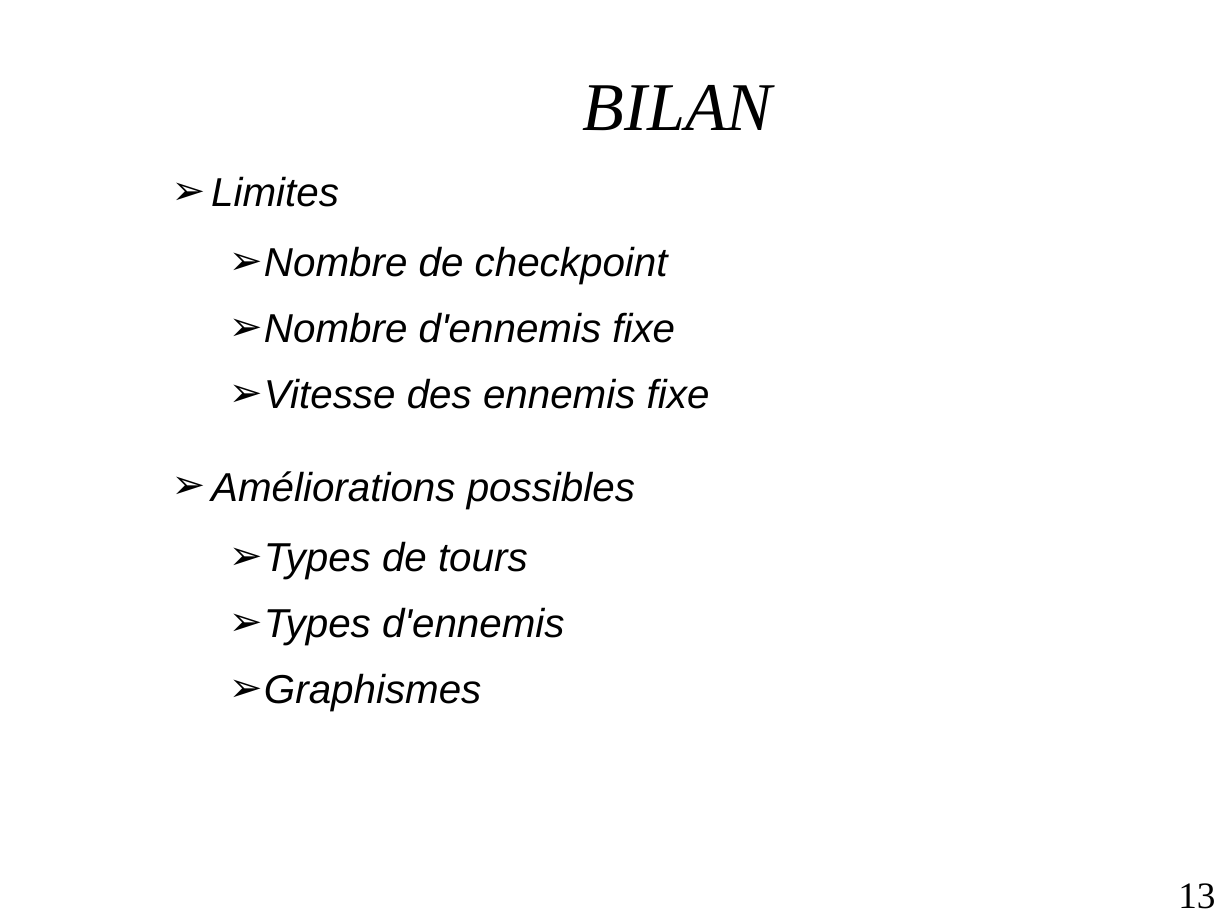
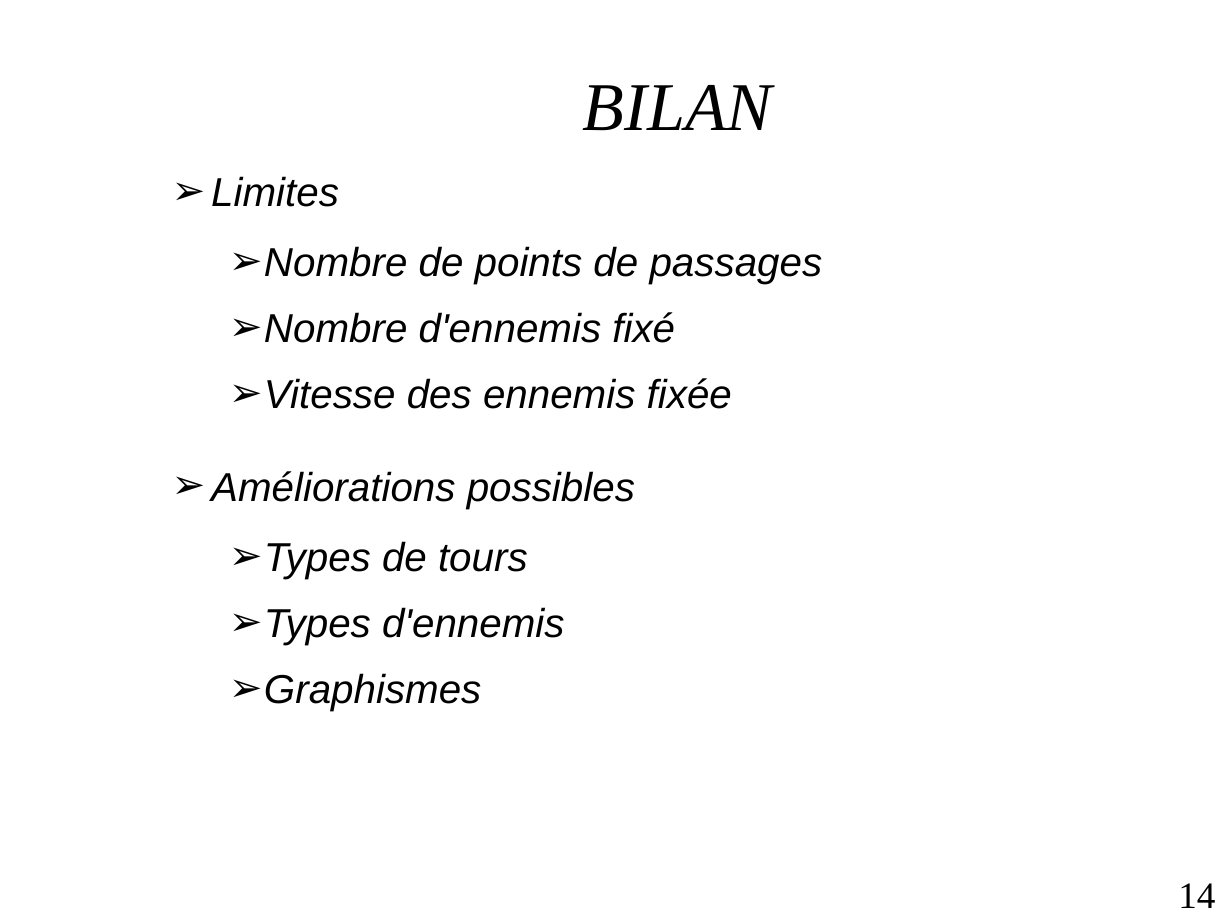
Before and after one commit to Mialus/towerDefense, a slide deck: slide 14 of Orale.odp (slide 13 before the commit). Drawn at 1232x924 pixels with LibreOffice and Linux fonts; fonts in the diff are those of the drawing; background and template pictures are left out. Boxes give left, top, right and bottom in pixels: in the first picture for what was removed or moved away, otherwise in the second. Text is boxed around its words. In the diff, an @@ line names an element or a change of style, - is before the commit and + after.

```diff
--- a/Orale.odp
+++ b/Orale.odp
@@ text at [264, 246, 823, 409]: text changed @@
-  ➢ Nombre de checkpoint
-  ➢ Nombre d'ennemis fixe
-  ➢ Vitesse des ennemis fixe
+  ➢ Nombre de points de passages
+  ➢ Nombre d'ennemis fixé
+  ➢ Vitesse des ennemis fixée
@@ page number at [1178, 883, 1215, 908]: text changed @@
-13
+14
```
Also in this commit, not shown: 8 other slides changed, 1 slide added, 4 other files.
